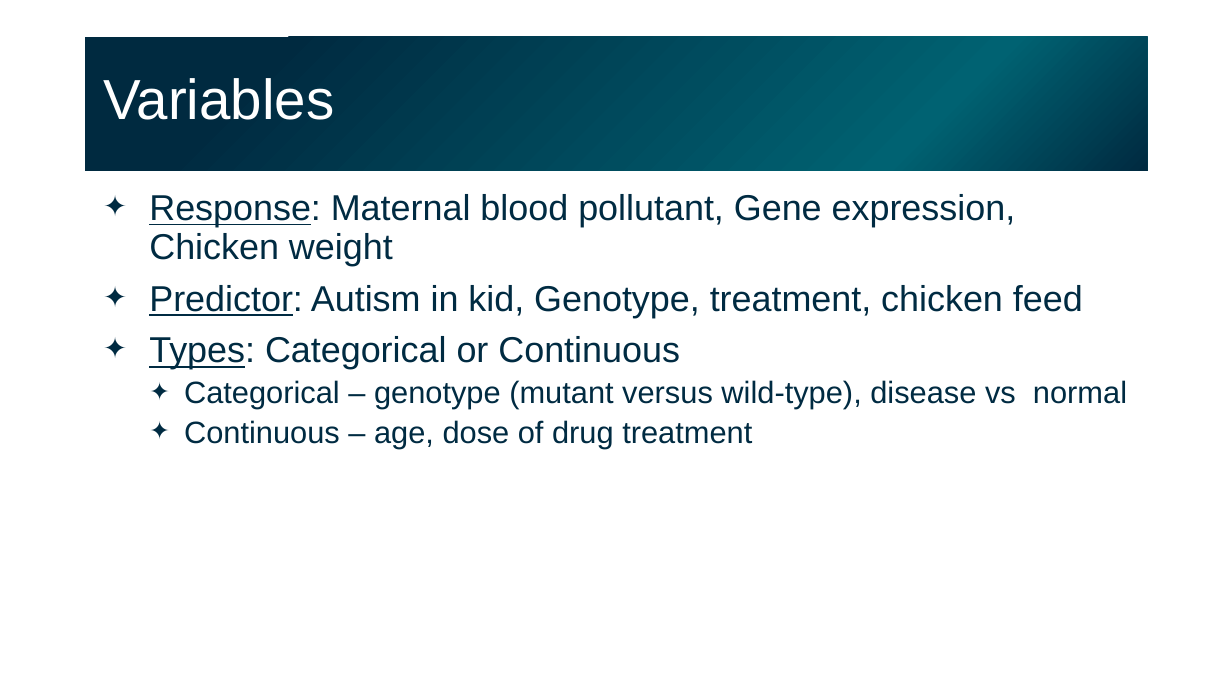
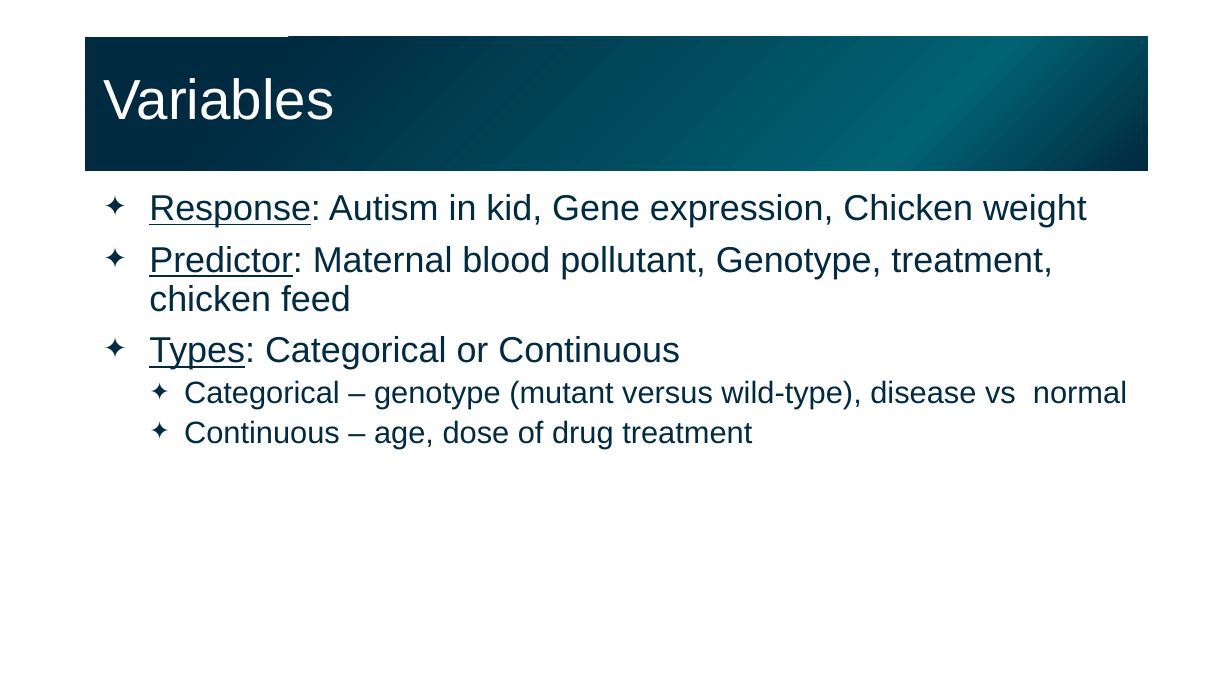
Before and after one commit to gladstone-institutes/Bioinformatics-Workshops, a slide deck: slide 51 of intro-experimental-design-hypothesis-testing/IntroStatsExpDesignHT_011723_day2.pptx (slide 12 before the commit). Drawn at 1232x693 pixels with LibreOffice and Linux fonts; fonts in the diff are those of the drawing. Boxes give left, top, right and bottom in pixels: in the first picture for what was removed or moved away, otherwise in the second. Text is boxed around its words. In the diff, an @@ line names an element or a change of style, - is before the commit and + after.

Commit message:
final Jan 2023

```diff
--- a/intro-experimental-design-hypothesis-testing/IntroStatsExpDesignHT_011723_day2.pptx
+++ b/intro-experimental-design-hypothesis-testing/IntroStatsExpDesignHT_011723_day2.pptx
@@ text at bbox=[149, 194, 1087, 312]: text changed @@
-✦ Response: Maternal blood pollutant, Gene expression, Chicken weight
-✦ Predictor: Autism in kid, Genotype, treatment, chicken feed
+✦ Response: Autism in kid, Gene expression, Chicken weight
+✦ Predictor: Maternal blood pollutant, Genotype, treatment, chicken feed
```
Also in this commit, not shown: 7 other slides changed, 2 slides added, 2 slides removed.
